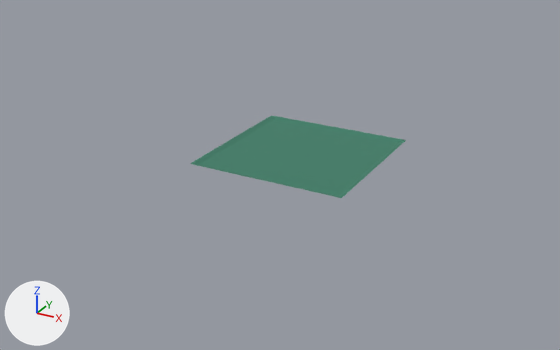
An edit to the Blender file assets/source/blender/creature_field_ground.blend, drawn before and after from the same camera.
One viewpoint serves both versions: a camera (50 mm lens) standing at (352.0, -689.0, 313.0) and looking at (-15.0, -22.0, -20.0). Lighting does not change. The marker at lower left points along +X, +Y and +Z. The older version comes first.

In view in the first picture: 'CreatureField'.
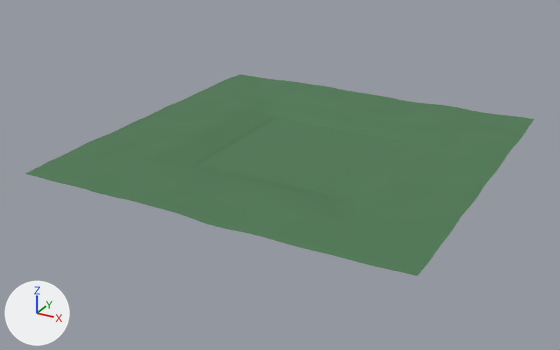
Pixel boxes [x1, y1, x2, y2] of what changed, in the pictures (560 x 350 px):
'CreatureFieldHills', added (dark green)
    after: [26, 74, 534, 276]
'CreatureField', recoloured (green to dark green)
    both: [190, 116, 406, 198]

Edits to the bpy script that builds the scene:
```text
Change mat_m_creaturefield:
    mat_m_creaturefield.base_color: (0.0497, 0.209, 0.138) -> (0.0782, 0.195, 0.0908)  # green #3f7e68 -> dark green #4f7a55
Add me_creaturefieldhills_mesh:
    me_creaturefieldhills_mesh.from_pydata(...)  # 1681 vertices, 1344 faces; spans x -200.0..200.0, y -200.0..200.0, z 1.0..12.0
    me_creaturefieldhills_mesh.polygons.foreach_set('use_smooth', [True] * 1344)
    me_creaturefieldhills_mesh.materials.append(mat_m_creaturefield)  # dark green #4f7a55
Add ob_creaturefieldhills:
    ob_creaturefieldhills = bpy.data.objects.new('CreatureFieldHills', me_creaturefieldhills_mesh)
    ob_creaturefieldhills.location = (0.0, 0.0, 0.0)
```
